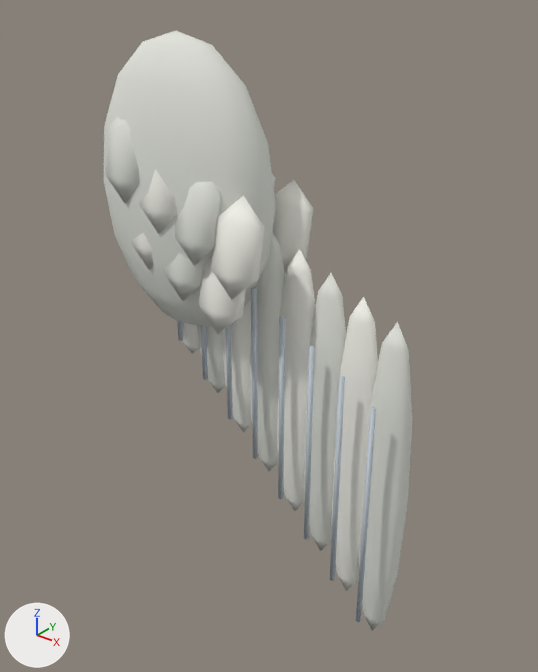
Renders of the glTF model wasm-poc/assets/models/knowitowl_wing_r.glb from each side of a commit.
Rendered twice from a 50 mm lens placed at (3.24, -2.82, 0.75), pointed at (0.93, 0.07, -1.04). Lighting does not change. The marker at lower left points along +X, +Y and +Z. The older version comes first. Vertices at exactly the same position are counted once.

Names of what the first picture shows: 'KnowItOwlWingR'.
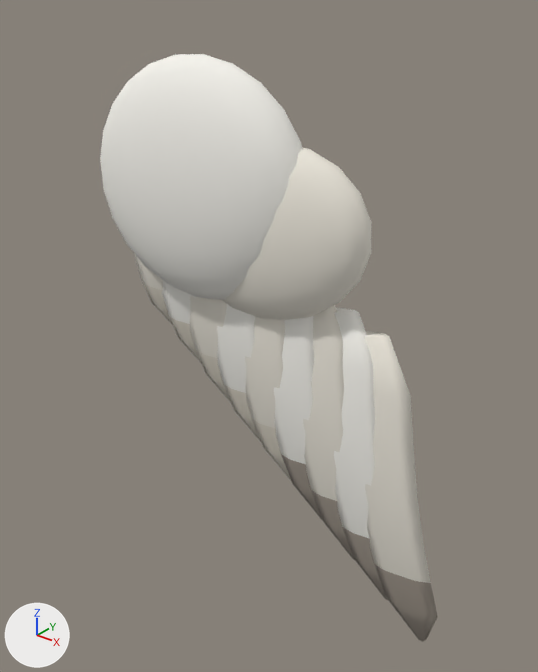
What differs and where, as boxes [x1, y1, x2, y2] in the pictures (538 x 672 px):
'KnowItOwlWingR', reshaped (10% wider)
    before: [104, 31, 412, 630]
    after: [100, 54, 438, 641]
part 1 of me_sphere, rebuilt (18% wider, 17% shorter)
    before: [104, 31, 276, 327]
    after: [100, 54, 303, 300]
part 2 of me_sphere, rebuilt
    before: [359, 322, 412, 630]
    after: [334, 308, 388, 600]
part 3 of me_sphere, rebuilt
    before: [197, 325, 226, 393]
    after: [190, 296, 231, 402]
part 4 of me_sphere, rebuilt
    before: [332, 297, 378, 591]
    after: [303, 305, 355, 560]
part 5 of me_sphere, rebuilt
    before: [176, 320, 200, 354]
    after: [162, 280, 202, 364]
part 6 of me_sphere, rebuilt
    before: [250, 232, 286, 472]
    after: [245, 317, 291, 480]
part 7 of me_sphere, rebuilt
    before: [223, 299, 253, 433]
    after: [217, 304, 260, 440]
part 8 of me_sphere, rebuilt
    before: [304, 273, 346, 551]
    after: [274, 316, 322, 520]
part 9 of me_sphere, rebuilt (not visible before)
    after: [134, 253, 173, 325]
part 10 of me_sphere, added
    after: [222, 147, 372, 320]
part 11 of me_sphere, added
    after: [364, 332, 438, 641]
part 12 of me_sphere, deleted
    before: [106, 117, 376, 622]
part 13 of me_sphere, deleted
    before: [164, 174, 315, 511]

Patch to the scene script:
```diff
--- a/wasm-poc/assets/models/knowitowl_wing_r.glb.py
+++ b/wasm-poc/assets/models/knowitowl_wing_r.glb.py
@@ me_sphere @@
-me_sphere.from_pydata(...)  # 818 vertices, 1468 faces; spans x -0.18..1.82, y -0.29..0.29, z -2.83..0.5
+me_sphere.from_pydata(...)  # 840 vertices, 1636 faces; spans x -0.19..2.05, y -0.27..0.29, z -2.83..0.4
+# me_sphere part 1: the loose piece of 100 vertices spanning x -0.18..0.98, y -0.26..0.26, z -1.1..0.5 is rebuilt with 244 vertices and now spans x -0.19..1.23, y -0.27..0.23, z -0.88..0.4, in mat_white (white #f7f5ee)
+# me_sphere part 2: the loose piece of 42 vertices spanning x 1.52..1.82, y 0.06..0.23, z -2.83..-0.77 is rebuilt with 48 vertices and now spans x 1.24..1.83, y 0.03..0.26, z -2.64..-0.76
+# me_sphere part 3: the loose piece of 42 vertices spanning x 0.38..0.68, y -0.01..0.16, z -1.55..-0.25 is rebuilt with 48 vertices and now spans x 0.32..0.77, y -0.03..0.16, z -1.63..-0.34
+# me_sphere part 4: the loose piece of 42 vertices spanning x 1.33..1.63, y 0.05..0.22, z -2.62..-0.68 is rebuilt with 48 vertices and now spans x 1.05..1.61, y 0.01..0.24, z -2.44..-0.68
+# me_sphere part 5: the loose piece of 42 vertices spanning x 0.19..0.49, y -0.02..0.15, z -1.34..-0.17 is rebuilt with 48 vertices and now spans x 0.13..0.58, y -0.05..0.14, z -1.43..-0.26
+# me_sphere part 6: the loose piece of 42 vertices spanning x 0.76..1.06, y 0.01..0.18, z -1.98..-0.43 is rebuilt with 48 vertices and now spans x 0.68..1.18, y -0.01..0.2, z -2.04..-0.51
+# me_sphere part 7: the loose piece of 42 vertices spanning x 0.57..0.87, y 0.0..0.17, z -1.77..-0.34 is rebuilt with 48 vertices and now spans x 0.5..0.98, y -0.02..0.18, z -1.84..-0.43
+# me_sphere part 8: the loose piece of 42 vertices spanning x 1.14..1.44, y 0.04..0.21, z -2.41..-0.6 is rebuilt with 48 vertices and now spans x 0.87..1.39, y 0.0..0.22, z -2.24..-0.59
+# me_sphere part 9: the loose piece of 42 vertices spanning x 0.0..0.3, y -0.03..0.14, z -1.13..-0.08 is rebuilt with 48 vertices and now spans x -0.05..0.39, y -0.06..0.11, z -1.23..-0.18
+# me_sphere part 10: a new loose piece of 164 vertices spanning x 0.36..1.56, y -0.16..0.2, z -0.91..0.03, in mat_ivory (white #ece7db)
+# me_sphere part 11: a new loose piece of 48 vertices spanning x 1.42..2.05, y 0.04..0.29, z -2.83..-0.84
+# me_sphere part 12: 22 loose pieces with 212 vertices, spanning x 0.07..1.68, y -0.29..0.29, z -2.6..0.15, are deleted
+# me_sphere part 13
+# 170 vertices are removed from x 0.44..1.25, y -0.29..0.29, z -2.19..-0.09
+# 296 faces are deleted
 me_sphere.materials.append(mat_ivory)
-me_sphere.materials.append(mat_edge)  # light grey #c1cbd4
 me_sphere.materials.append(mat_white)
+me_sphere.materials.append(mat_down)  # pale yellow #e3dccd
+me_sphere.materials.append(mat_fleck)  # grey #a99f93
```
